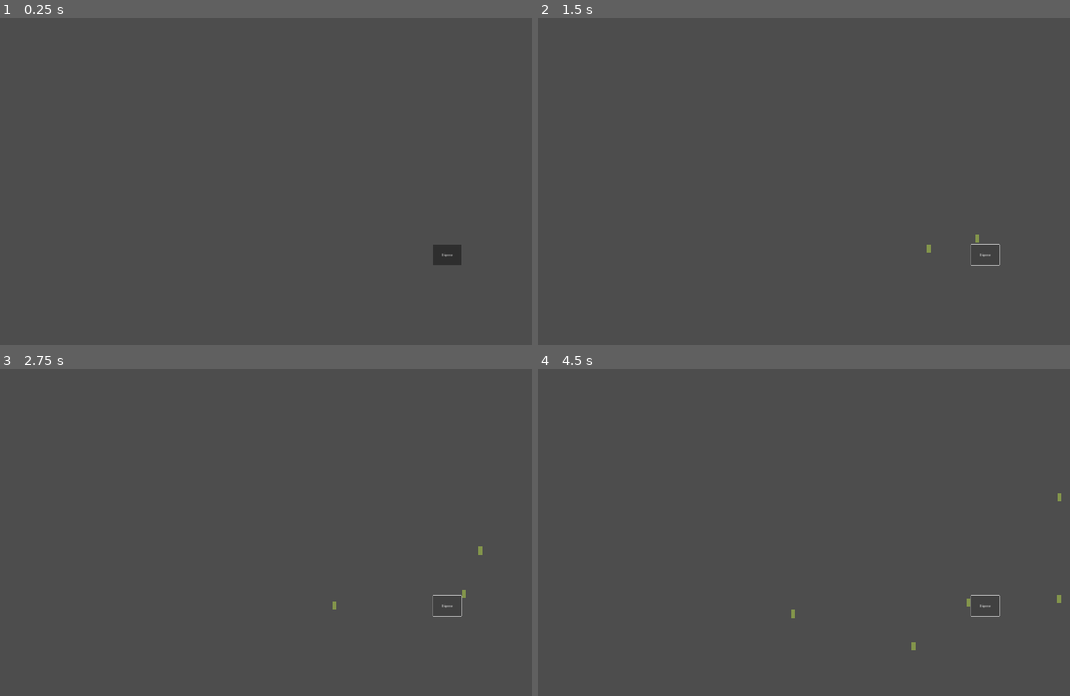
Above: before the commit, frames 1-4 (two rows, left to right).
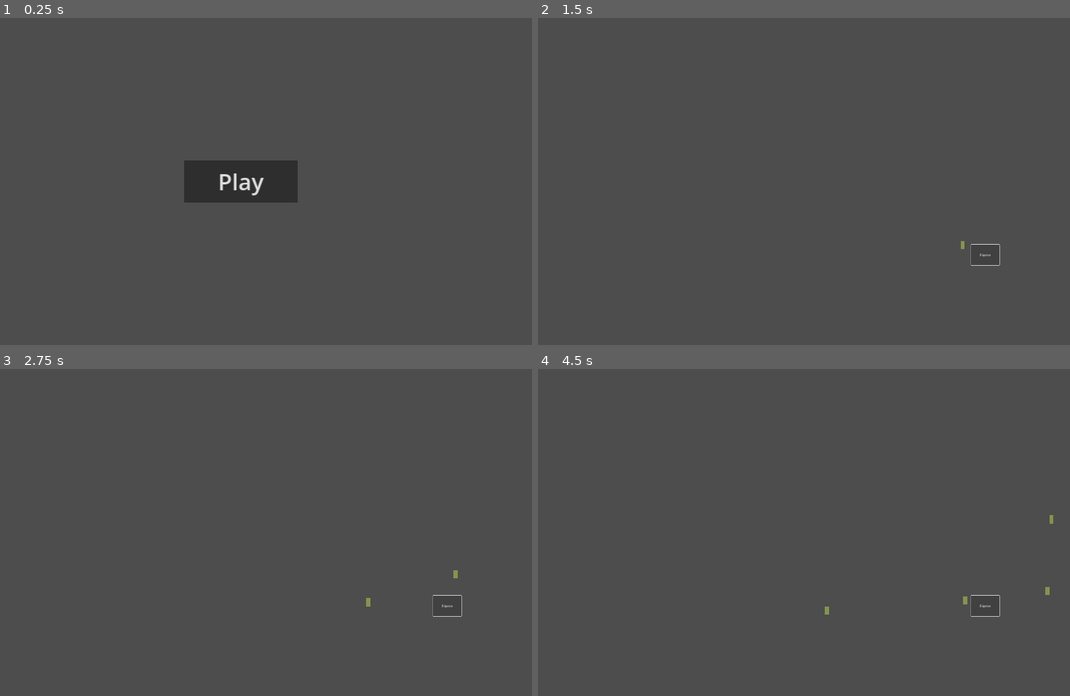
Above: after the commit, the same moments.

Repository: BoopEnthusiast/Cozy-Spring-Jam-2024
Game: Godot game, scene res://scenes/main_menu_screen.tscn
The game is run twice, just before and just after one commit, with the same random seed, the same clock (stepped at 60 frames per second) and the same inputs. Before the commit the project starts from res://scenes/main.tscn.
Inputs:
- Up to frame 1 (0.25 s): no input
- Up to frame 2 (1.5 s): click "Dispense" (after the commit: "Play") at 0.5 s; click "Dispense" at 1.25 s
- Up to frame 3 (2.75 s): click "Dispense" at 2 s
- Up to frame 4 (4.5 s): click "Dispense" at 2.75 s; tap Enter at 4.25 s

The runs differ from the first frame. In frame 1, 3.0% of the frame differs, in the area x 34-87%, y 43-76%; in frame 2, less than 0.1%; in frame 3, 0.1%; in frame 4, 0.2%.

Commit message:
cozy eugenics!

Diff:
--- a/project.godot
+++ b/project.godot
@@ -11,7 +11,7 @@
 [application]
 
 config/name="Cozy-Spring-Jam-2024"
-run/main_scene="res://scenes/main.tscn"
+run/main_scene="res://scenes/main_menu_screen.tscn"
 config/features=PackedStringArray("4.2", "Forward Plus")
 config/icon="res://resources/icon.svg"
 
--- /dev/null
+++ b/scenes/main_menu_screen.tscn
@@ -0,0 +1,31 @@
+[gd_scene load_steps=2 format=3 uid="uid://belsofbn0riec"]
+
+[ext_resource type="Script" path="res://scripts/play.gd" id="1_l8pd7"]
+
+[node name="MainMenuScreen" type="Control"]
+layout_mode = 3
+anchors_preset = 15
+anchor_right = 1.0
+anchor_bottom = 1.0
+grow_horizontal = 2
+grow_vertical = 2
+
+[node name="Play" type="Button" parent="."]
+layout_mode = 1
+anchors_preset = 8
+anchor_left = 0.5
+anchor_top = 0.5
+anchor_right = 0.5
+anchor_bottom = 0.5
+offset_left = -374.0
+offset_top = -140.0
+offset_right = 374.0
+offset_bottom = 140.0
+grow_horizontal = 2
+grow_vertical = 2
+theme_override_font_sizes/font_size = 150
+text = "Play
+"
+script = ExtResource("1_l8pd7")
+
+[connection signal="pressed" from="Play" to="Play" method="_on_pressed"]
--- /dev/null
+++ b/scripts/back_to_main_menu.gd
@@ -0,0 +1,6 @@
+extends Button
+
+
+
+func _on_pressed():
+	#take player back to main menu
--- /dev/null
+++ b/scripts/play.gd
@@ -0,0 +1,7 @@
+extends Button
+
+
+const MAIN = preload("res://scenes/main.tscn")
+
+func _on_pressed():
+	get_tree().change_scene_to_packed(MAIN)
--- /dev/null
+++ b/scripts/quit.gd
@@ -0,0 +1,8 @@
+extends Button
+
+
+
+
+
+func _on_pressed():
+	pass # Replace with function body.
--- /dev/null
+++ b/scripts/resume.gd
@@ -0,0 +1,8 @@
+extends Button
+
+@onready var pause_menu = $".."
+
+
+func _on_pressed():
+	pause_menu.visible = false
+	get_tree().paused = false
